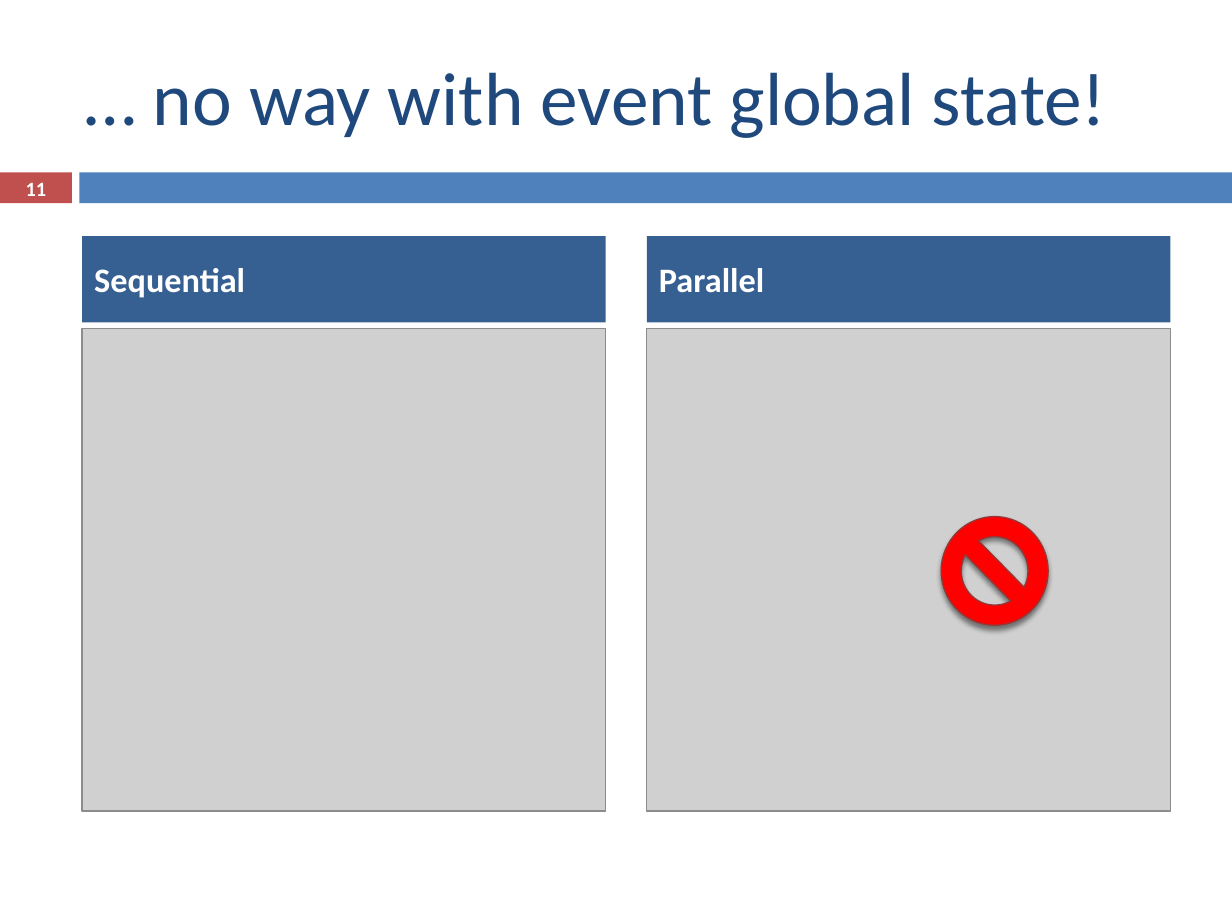
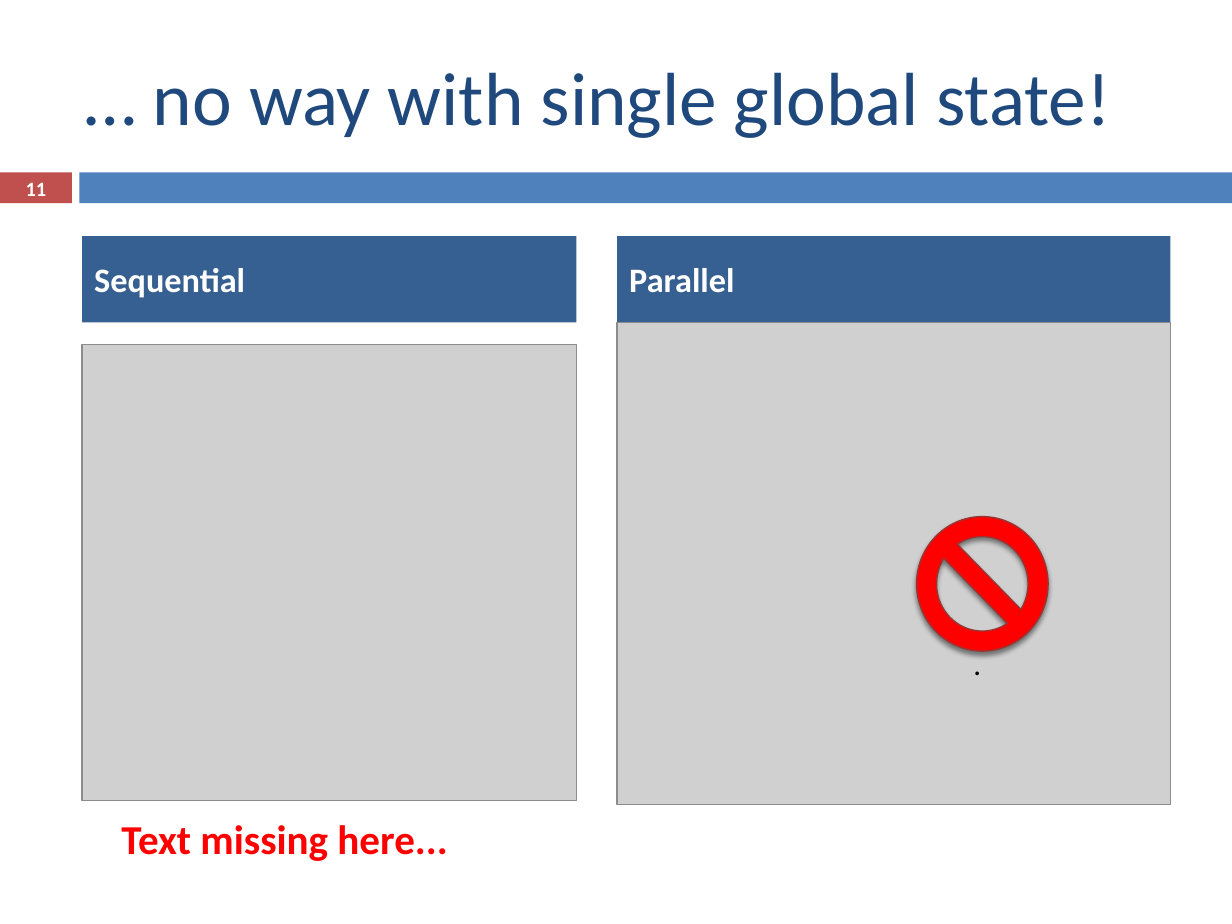
Before and after one commit to ampereira/mscthesis-liptool, a slide deck: slide 11 of doc/partial presentation/partial_presentation.pptx. Drawn at 1232x924 pixels with LibreOffice and Linux fonts; fonts in the diff are those of the drawing; grey boxes stand for pictures. Boxes give left, top, right and bottom in pixels: in the first picture for what was removed or moved away, otherwise in the second. Text is boxed around its words. In the diff, an @@ line names an element or a change of style, - is before the commit and + after.

```diff
--- a/doc/partial presentation/partial_presentation.pptx
+++ b/doc/partial presentation/partial_presentation.pptx
@@ title at <box>153,72,1111,138</box>: text changed @@
-… no way with event global state!
+… no way with single global state!
@@ text "Sequential": place and size @@
-text "Sequential" at <box>83,237,606,323</box>
+text "Sequential" at <box>83,237,577,323</box>
@@ text "Parallel": place and size @@
-text "Parallel" at <box>647,237,1170,323</box>
+text "Parallel" at <box>617,237,1170,323</box>
@@ picture: place and size @@
-picture at <box>647,329,1170,812</box>
+picture at <box>617,323,1170,806</box>
@@ picture: place and size @@
-picture at <box>83,329,606,812</box>
+picture at <box>83,345,577,801</box>
@@ no-entry sign: place and size @@
-no-entry sign at <box>941,516,1048,625</box>
+no-entry sign at <box>917,516,1048,650</box>
@@ no-entry sign at <box>917,516,1048,650</box>: proportions changed @@
@@ text added at <box>961,601,1007,650</box>, 18 pt, text #000000 @@
+...
@@ text added at <box>121,825,447,861</box>, 24 pt, text #FF0000, bold @@
+Text missing here...
```
Also in this commit, not shown: 18 other slides changed, 11 slides added, 4 slides removed, 20 other files.
